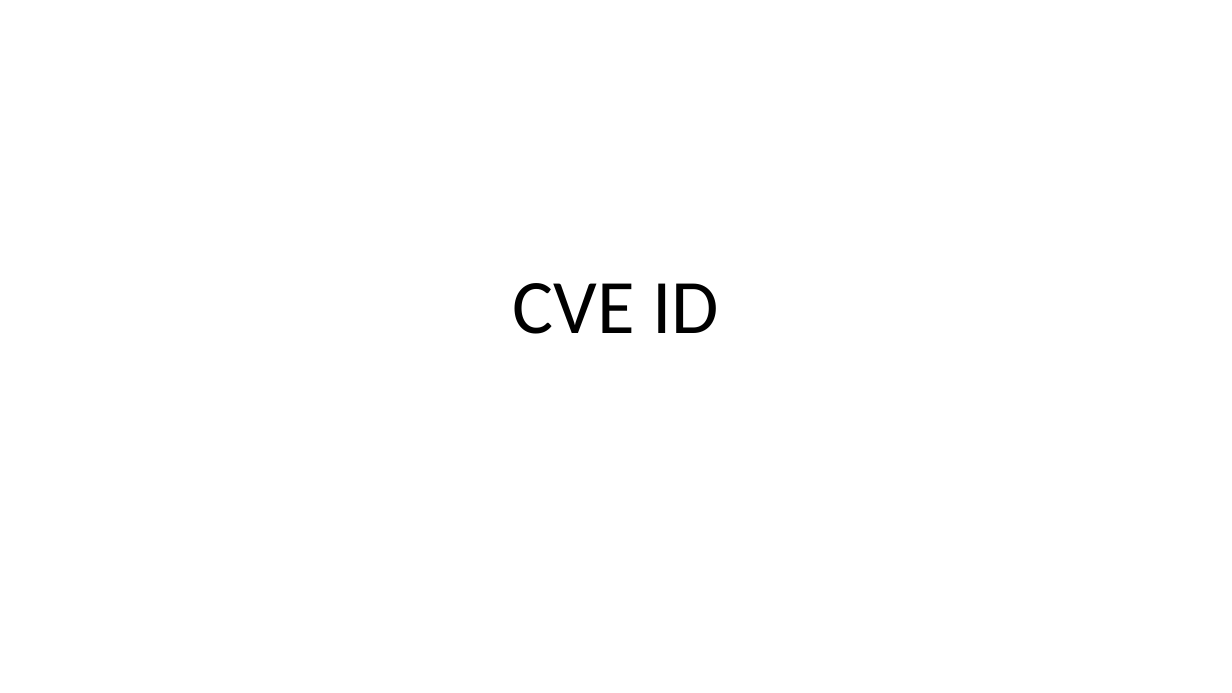
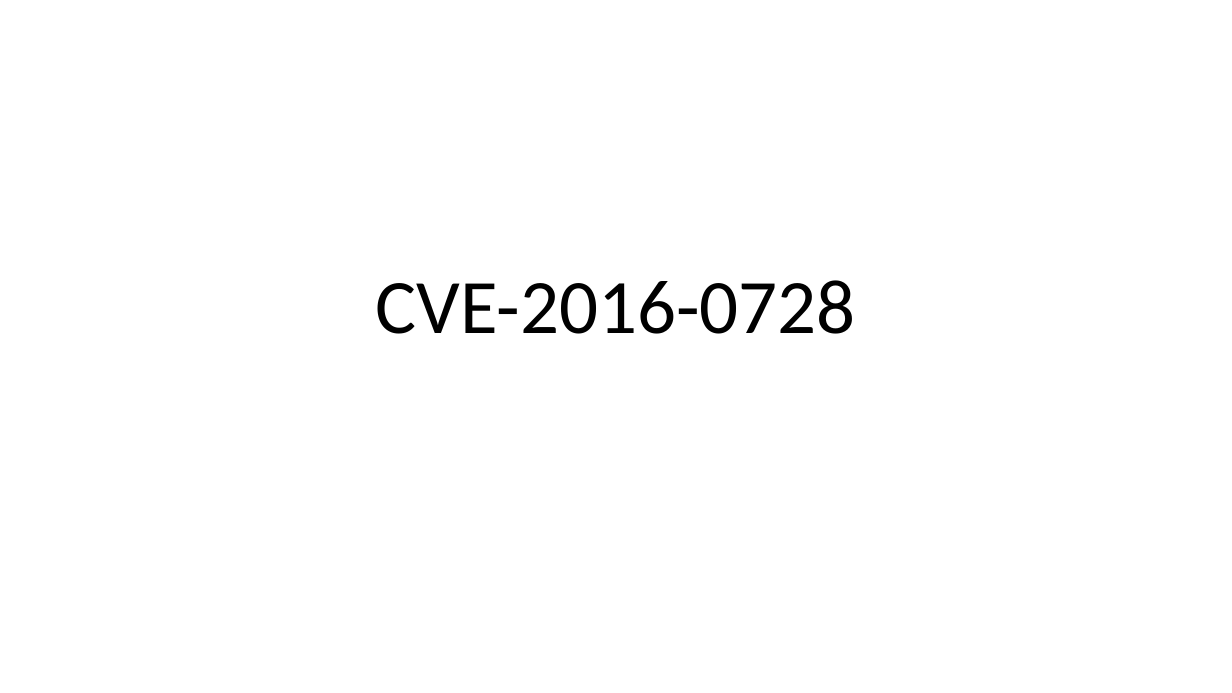
Before and after one commit to mudongliang/Kernel_Vulnerabilities, a slide deck: slide 1 of UAF/2016/CVE-2016-0728.pptx. Drawn at 1232x693 pixels with LibreOffice and Linux fonts; fonts in the diff are those of the drawing. Boxes give left, top, right and bottom in pixels: in the first picture for what was removed or moved away, otherwise in the second. Text is boxed around its words. In the diff, an @@ line names an element or a change of style, - is before the commit and + after.

```diff
--- a/UAF/2016/CVE-2016-0728.pptx
+++ b/UAF/2016/CVE-2016-0728.pptx
@@ title at (x1=376, y1=280, x2=856, y2=334): text changed @@
-CVE ID
+CVE-2016-0728
```
Also in this commit, not shown: 2 other slides changed, 6 slides added, 2 slides removed, 1 other file.
